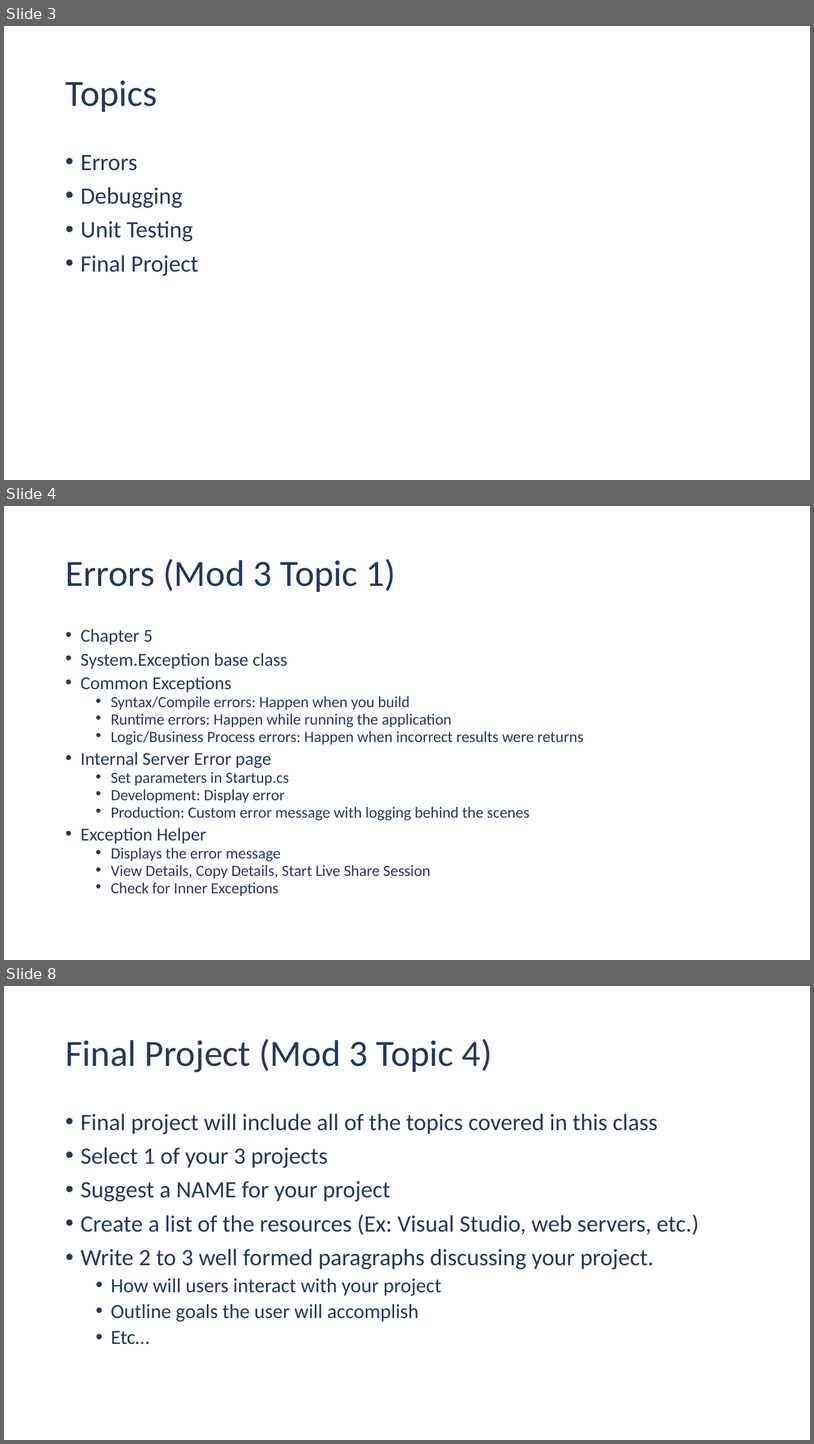
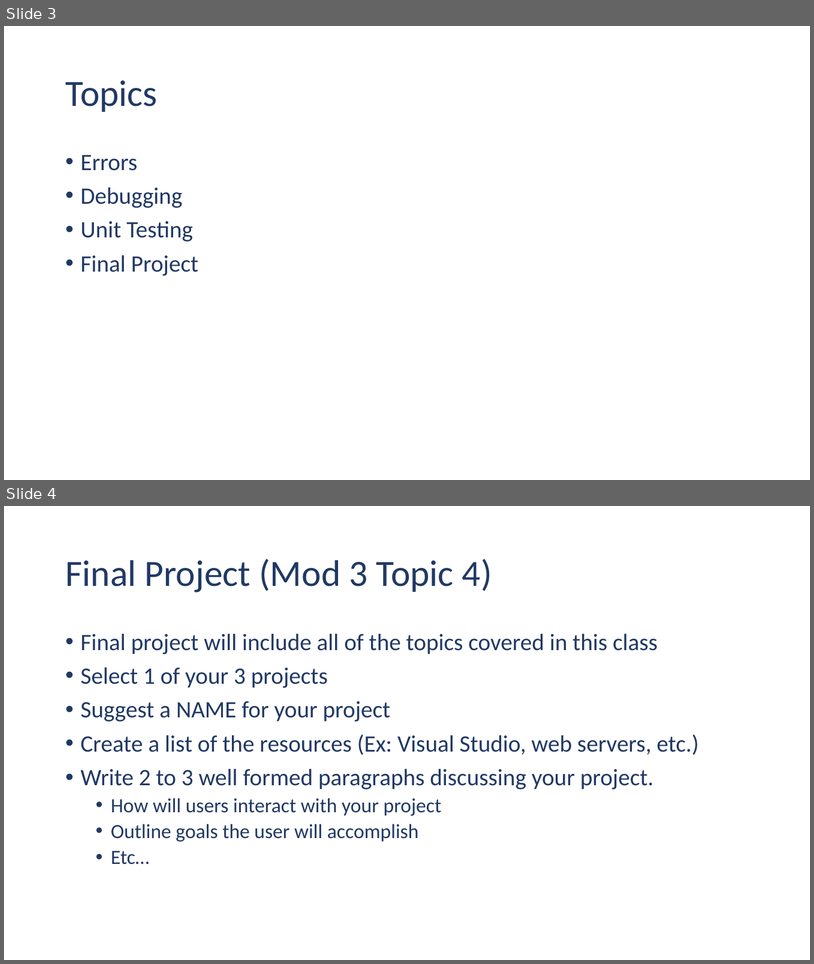
Before and after one commit to ehennis/CIS174, a slide deck: 2025-SUM/Week03.pptx. Shown one above the other, each under a label of ours: slides 3, 4 and 8 before the commit, slides 3 and 4 after it; the slides between them are not shown. The pictures are 814x1444 and 814x964 pixels, drawn with LibreOffice and Linux fonts; fonts in the diff are those of the drawing. Boxes give left, top, right and bottom in pixels: in the first picture for what was removed or moved away, otherwise in the second. Text is boxed around its words. In the diff, an @@ line names an element or a change of style, - is before the commit and + after.

```diff
--- a/2025-SUM/Week03.pptx
+++ b/2025-SUM/Week03.pptx
@@ slide 4 removed at (4, 506, 810, 960), background #FFFFFF @@
@@ title removed at (65, 559, 396, 592) @@
-Errors (Mod 3 Topic 1)
@@ text removed at (81, 629, 584, 896) @@
-• Chapter 5
-• System.Exception base class
-• Common Exceptions
-  • Syntax/Compile errors: Happen when you build
-  • Runtime errors: Happen while running the application
-  • Logic/Business Process errors: Happen when incorrect results were returns
-• Internal Server Error page
-  • Set parameters in Startup.cs
-  • Development: Display error
-  • Production: Custom error message with logging behind the scenes
-• Exception Helper
-  • Displays the error message
-  • View Details, Copy Details, Start Live Share Session
-  • Check for Inner Exceptions
@@ what was slide 8 is now slide 4 @@
```
Also in this commit, not shown: 1 slide changed, 3 other slides removed.
